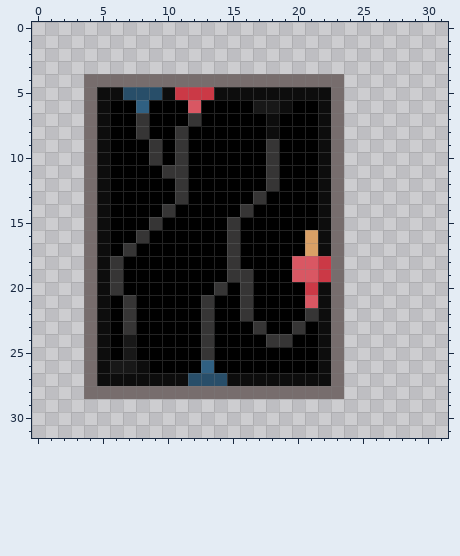
A pixel-art sprite gets an edit: GGJ2020/Assets/Sprites/AnomalyWire.png. The picture above is the old version.
The file is 32x32 pixels. Colours within 5 levels of each other are drawn and written as one.
The result:
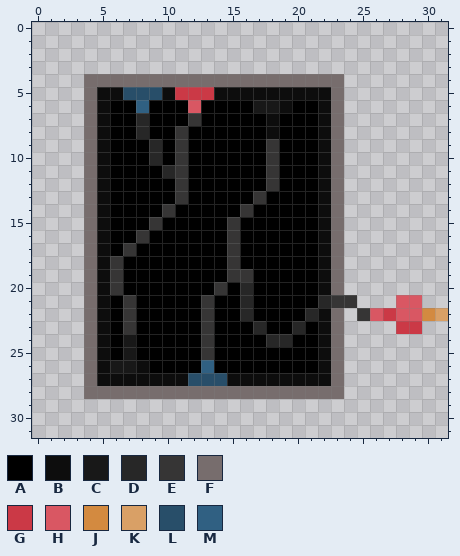
Palette (. is transparent): A #000000  B #0d0d0d  C #181818  D #272727  E #363535  F #776d6d  G #cb3946  H #d95763  J #d38a40  K #d9a066  L #284e69  M #306082
Change:
Changed rows in their new state; - is an unchanged pixel.
first column x 8:
 7 D--
 8 D--
 9 -D-
10 -D-
11 --D
first column x 16:
16 -----A----------
17 -----A----------
18 ----AAB---------
19 ----AAB---------
20 D----A----------
21 D----ADEE---HH--
22 D----D---EHGHHJK
23 -D--D-------GG--
24 --DD------------
